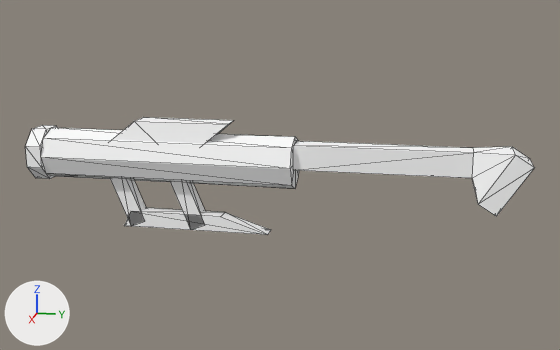
The glTF model assets/models/RL.gltf: old version first, new version second.
One viewpoint serves both versions: a camera (50 mm lens) standing at (5.7, 1.02, 1.53) and looking at (-0.02, -0.12, 0.1). Every picture has the same lights, and +X, +Y and +Z are marked at lower left. Mesh edges are drawn as thin lines. Where no turn or scale is listed for an object, it has been applied to the vertices. Vertices at the same position are counted once.

Names of what the first picture shows: 'cuboid', 'cuboid.001', 'cuboid.002', 'cuboid.003', 'cuboid.004', 'cylinder', 'cylinder.001'.
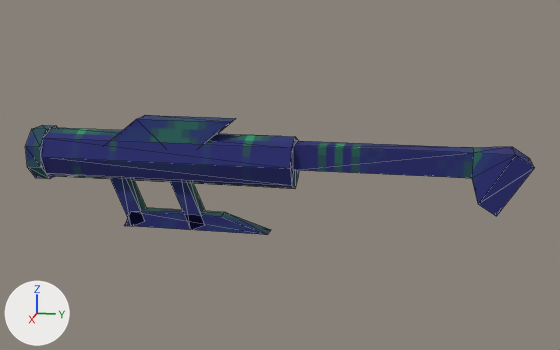
Pixel boxes (x1, y1, x2, y2) of what changed, in the pictures (560 x 350 px):
'cylinder', surface changed (white to blue)
    both: (41, 128, 299, 189)
'cuboid.001', surface changed (white to blue)
    both: (293, 141, 534, 216)
'cuboid', surface changed, moved
    before: (112, 117, 234, 144)
    after: (112, 115, 236, 144)
'cuboid.004', surface changed (white to blue)
    both: (124, 208, 271, 235)
'cylinder.001', surface changed
    both: (25, 125, 57, 179)
'cuboid.002', surface changed (grey to blue)
    both: (170, 181, 205, 229)
'cuboid.003', surface changed (grey to blue)
    both: (110, 178, 146, 225)

What changed in the scene script:
```text
Add img_image_0:
    img_image_0 = load_image('Image_0', '_unpacked/Image_0', 64, 64, 'sRGB')
Change mat_material_0:
    remove # nodes: BsdfPrincipled, OutputMaterial
    remove # colours: white #ffffff
    nodes: BsdfPrincipled, Math x2, OutputMaterial, TexImage
    uses the picture img_image_0
Change me_mesh_0:
    where me_mesh_0.from_pydata(...)  # 17 vertices, 24 faces; spans x -0.2..0.2, y -2.0..0.0, z -0.2..0.2
    used by ob_cylinder; location = (0.0, 0.0, 0.203)
    me_mesh_0 part 1: texture (UV) coordinates of 24 of 24 faces, centred in x -0.18..0.18, y -1.33..0.0, z -0.18..0.18, changed; they spanned u 0.0..0.2, v -1.0..1.0 and now span u 0.0..0.7, v 0.23..1.0
Change ob_cuboid:
    ob_cuboid.location: (0.0, -0.875, 0.312) -> (0.0, -0.859, 0.328)
```
